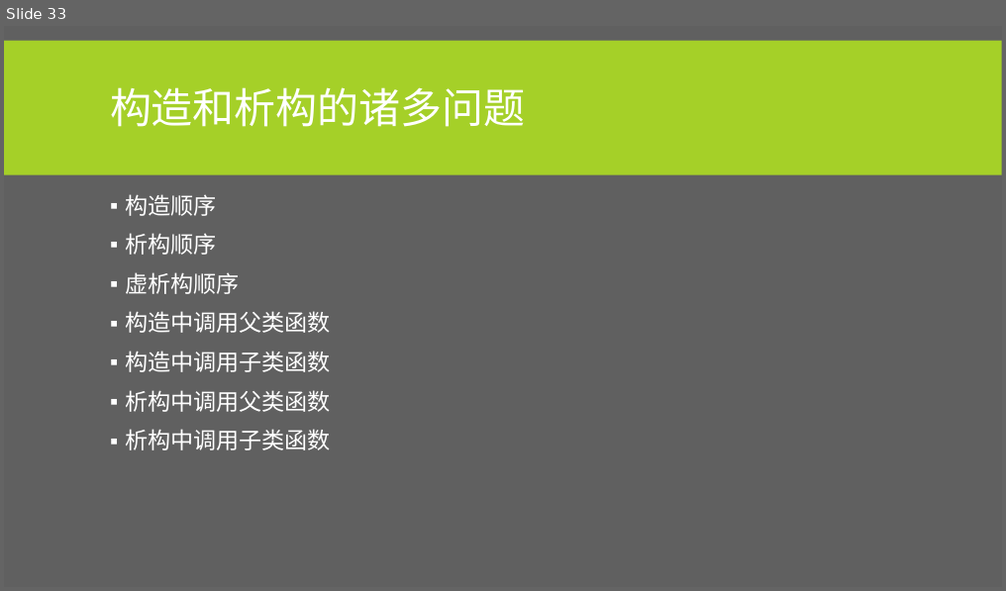
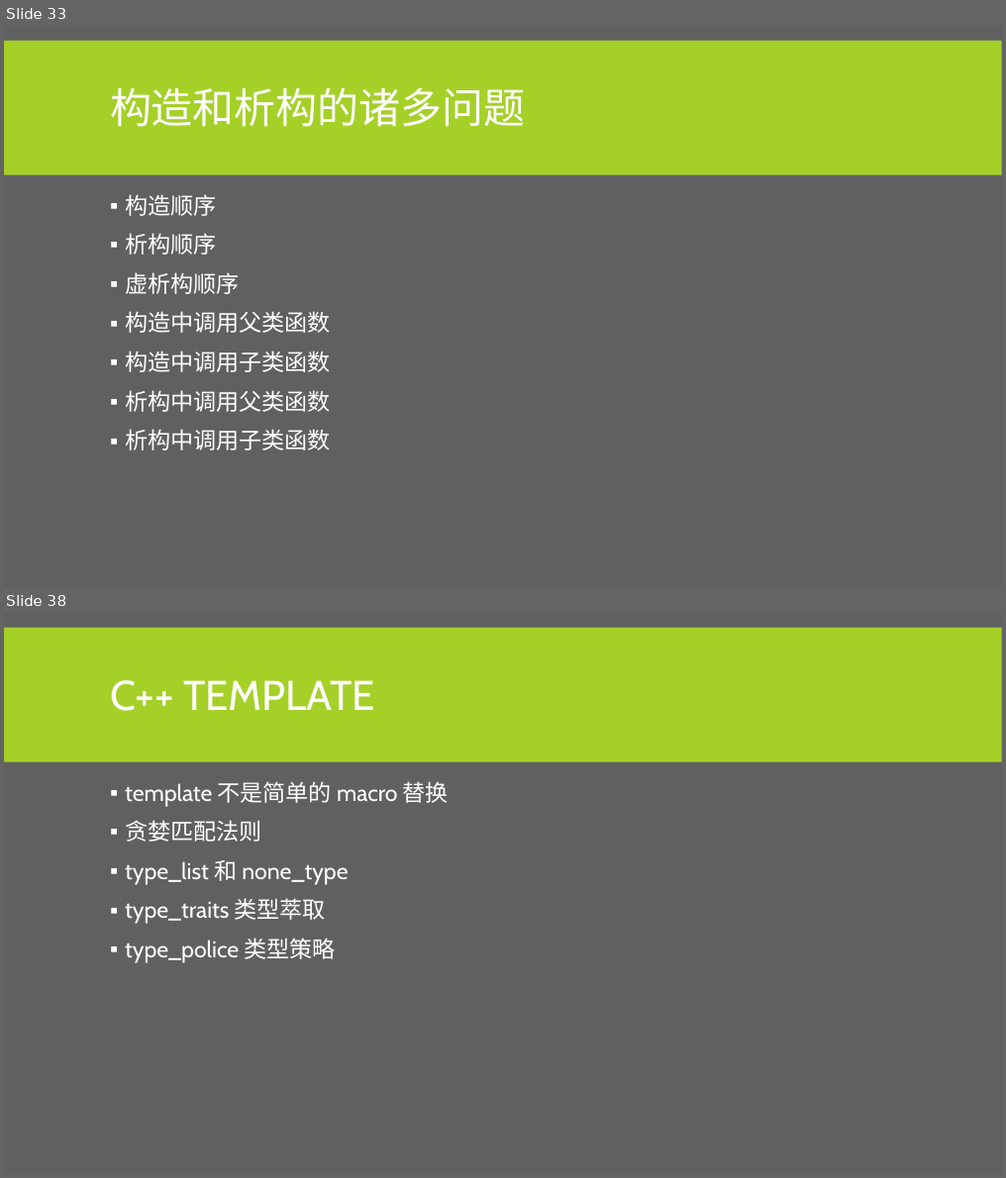
Before and after one commit to albertclass/Lessons, a slide deck: advance c++/courseware.pptx. Shown one above the other, each under a label of ours: slide 33 before the commit, slides 33 and 38 after it; the slides between them are not shown. The pictures are 1006x591 and 1006x1178 pixels, drawn with LibreOffice and Linux fonts; fonts in the diff are those of the drawing. Boxes give left, top, right and bottom in pixels: in the first picture for what was removed or moved away, otherwise in the second. Text is boxed around its words. In the diff, an @@ line names an element or a change of style, - is before the commit and + after.

```diff
--- a/advance c++/courseware.pptx
+++ b/advance c++/courseware.pptx
@@ slide 38 added at (4, 613, 1002, 1174), background #606060; not listed: 1 template element that a slide beside it also shows @@
@@ title added at (110, 680, 375, 711), 40 pt, text #FFFFFF @@
+C++ TEMPLATE
@@ text added at (125, 781, 449, 963), 22 pt, text #FFFFFF @@
+▪ template 不是简单的 macro 替换
+▪ 贪婪匹配法则
+▪ type_list 和 none_type
+▪ type_traits 类型萃取
+▪ type_police 类型策略
```
Also in this commit, not shown: 1 slide changed, 3 other slides added.
